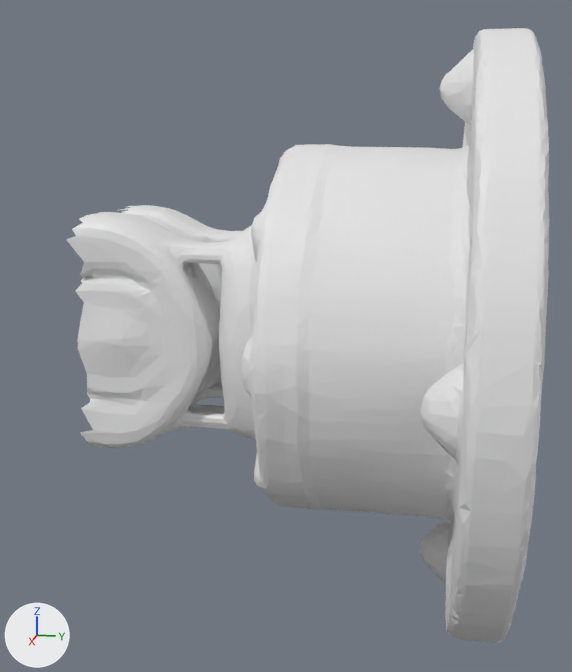
The OBJ model assets/robot/base.obj as it was, and as the next commit left it.
Rendered twice from a 50 mm camera at (0.1492, -0.013, 0.0356) aimed at (0.0009, -0.0427, -0.0015). The axes (+X, +Y, +Z) are drawn at lower left. The lights are the same throughout. The older version comes first. Where no turn or scale is listed for an object, it has been applied to the vertices. Vertices at exactly the same position are counted once.

Before the edit, the objects in view are built like this:
```python
me_base = bpy.data.meshes.new('base')
me_base.from_pydata(...)  # 9744 vertices, 19437 faces; spans x -0.054..0.054, y -0.08..0.0, z -0.054..0.054
ob_base = bpy.data.objects.new('base', me_base)
ob_base.location = (0.0, 0.0, 0.0)
```
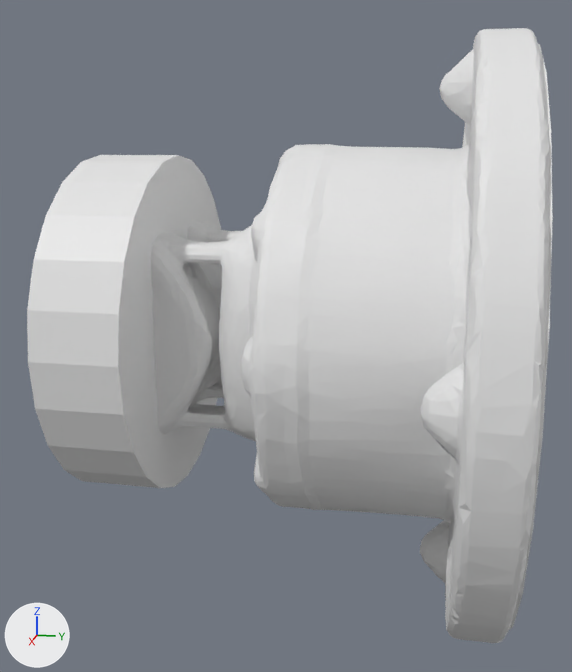
The change in detail:
me_base is used by ob_base; location (0.0, 0.0, 0.0).
me_base had 9744 vertices, 19437 faces and spanned x -0.054..0.054, y -0.08..0.0, z -0.054..0.054.
me_base now has 9844 vertices, 19629 faces and spans x -0.054..0.054, y -0.08..0.0, z -0.054..0.054.
me_base part 1: a new loose piece, a 24-sided cylinder along y spanning x -0.052..0.052, y -0.006..0.0, z -0.052..0.052.
me_base part 2: a new loose piece, a 24-sided cylinder along y spanning x -0.033..0.033, y -0.08..-0.064, z -0.033..0.033.

Location of each change, (x1, y1, x2, y2) in pixels of the pictures (572 x 672 px):
'base', reshaped (9% wider)
    before: (67, 28, 549, 643)
    after: (27, 28, 553, 643)
part 1 of me_base, added (mostly hidden)
    after: (509, 44, 553, 630)
part 2 of me_base, added
    after: (27, 155, 221, 488)
